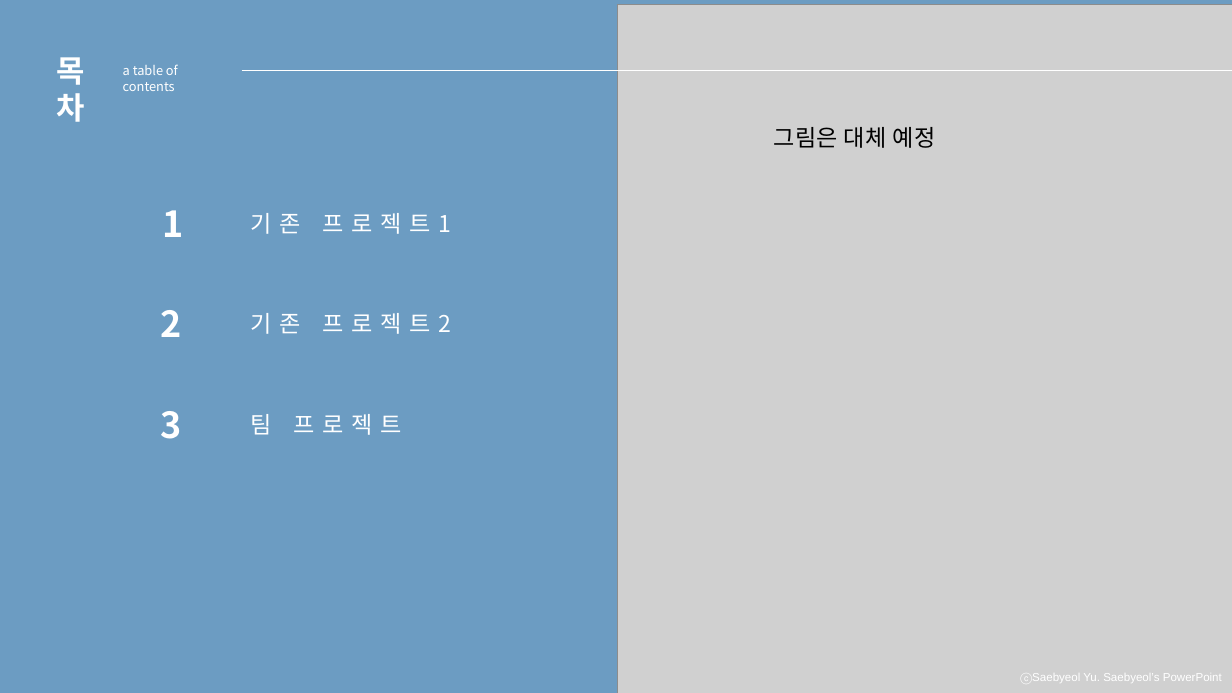
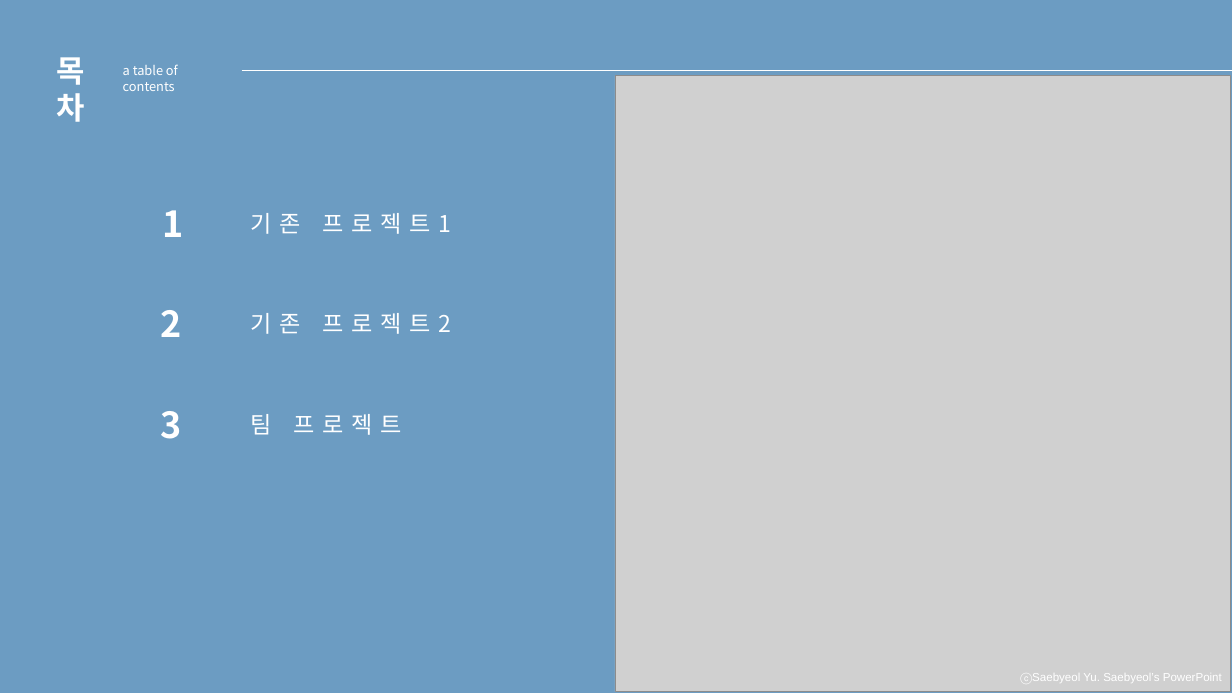
Before and after one commit to meohyun1/IoT_Proj, a slide deck: slide 2 of doc/IoT_1차발표.pptx. Drawn at 1232x693 pixels with LibreOffice and Linux fonts; fonts in the diff are those of the drawing; grey boxes stand for pictures. Boxes give left, top, right and bottom in pixels: in the first picture for what was removed or moved away, otherwise in the second. Text is boxed around its words. In the diff, an @@ line names an element or a change of style, - is before the commit and + after.

```diff
--- a/doc/IoT_1차발표.pptx
+++ b/doc/IoT_1차발표.pptx
@@ picture: place and size @@
-picture at (617, 4, 1232, 693)
+picture at (616, 76, 1232, 692)
@@ text removed at (774, 127, 936, 148) @@
-그림은 대체 예정
```
Also in this commit, not shown: 1 other slide changed, 8 slides added, 5 slides removed, 5 other files.
